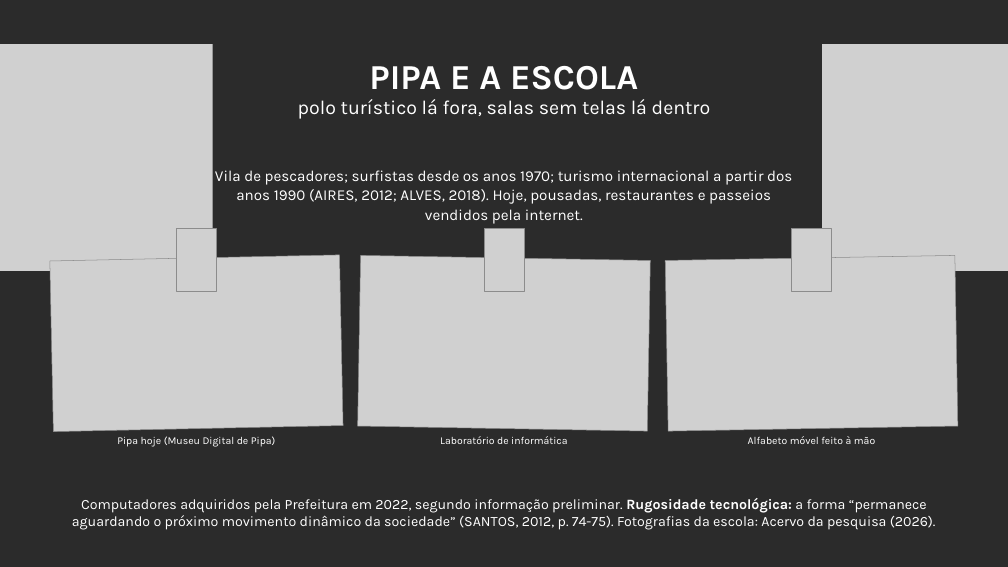
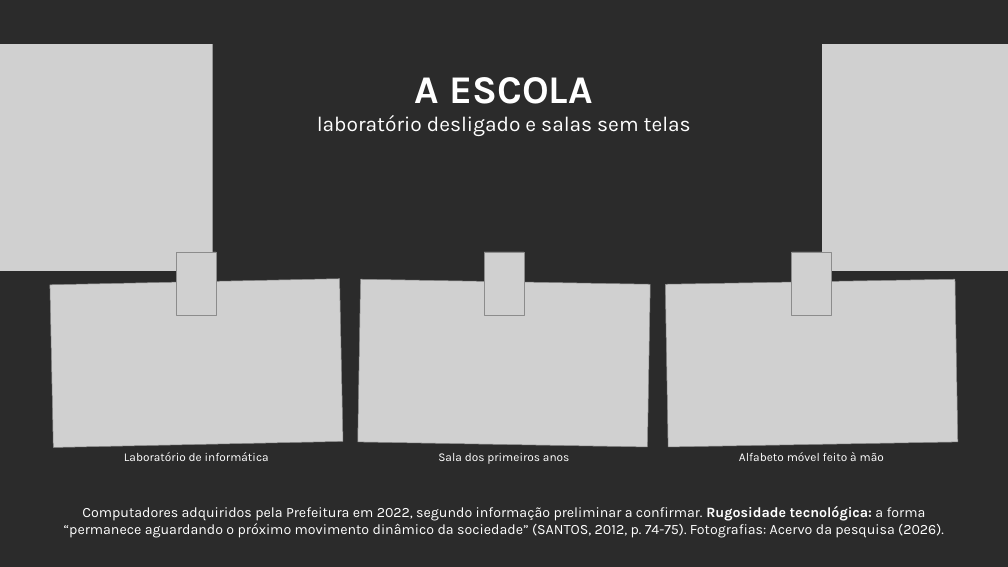
Before and after one commit to yzynya-beep/Tese, a slide deck: slide 25 of apresentacao_qualificacao/Qualificacao_PNED_Pipa.pptx (slide 24 before the commit). Drawn at 1008x567 pixels with LibreOffice and Linux fonts; fonts in the diff are those of the drawing; grey boxes stand for pictures; background and template pictures are left out; a plain dark background stands for a picture behind light text. Boxes give left, top, right and bottom in pixels: in the first picture for what was removed or moved away, otherwise in the second. Text is boxed around its words. In the diff, an @@ line names an element or a change of style, - is before the commit and + after.

```diff
--- a/apresentacao_qualificacao/Qualificacao_PNED_Pipa.pptx
+++ b/apresentacao_qualificacao/Qualificacao_PNED_Pipa.pptx
@@ text at box(317, 77, 691, 136): text changed; size 28 to 30 pt @@
-PIPA E A ESCOLA
-polo turístico lá fora, salas sem telas lá dentro
+A ESCOLA
+laboratório desligado e salas sem telas
@@ text removed at box(215, 170, 792, 224) @@
-Vila de pescadores; surfistas desde os anos 1970; turismo internacional a partir dos anos 1990 (AIRES, 2012; ALVES, 2018). Hoje, pousadas, restaurantes e passeios vendidos pela internet.
@@ picture removed at box(50, 255, 343, 432) @@
@@ 3 pictures: place and size @@
-3 pictures at box(176, 228, 832, 292)
+3 pictures at box(176, 252, 832, 316)
@@ picture at box(50, 279, 343, 448): rotation 1 to 358 degrees @@
@@ picture added at box(358, 279, 651, 447) @@
@@ picture: place and size @@
-picture at box(665, 256, 958, 431)
+picture at box(665, 279, 958, 447)
@@ text removed at box(117, 436, 276, 447) @@
-Pipa hoje (Museu Digital de Pipa)
@@ text "Laboratório de informática" at box(124, 452, 269, 461): size 15 to 17 pt @@
@@ text "Laboratório de informática": place and size @@
-text "Laboratório de informática" at box(440, 436, 567, 444)
+text "Laboratório de informática" at box(124, 452, 269, 461)
@@ text added at box(438, 453, 570, 464), 17 pt, text #FFFFFF @@
+Sala dos primeiros anos
@@ text "Alfabeto móvel feito à mão": place and size @@
-text "Alfabeto móvel feito à mão" at box(748, 436, 875, 444)
+text "Alfabeto móvel feito à mão" at box(739, 452, 884, 461)
@@ text "Alfabeto móvel feito à mão" at box(739, 452, 884, 461): size 15 to 17 pt @@
@@ text at box(64, 506, 944, 538): text changed @@
-Computadores adquiridos pela Prefeitura em 2022, segundo informação preliminar. Rugosidade tecnológica: a forma “permanece aguardando o próximo movimento dinâmico da sociedade” (SANTOS, 2012, p. 74-75). Fotografias da escola: Acervo da pesquisa (2026).
+Computadores adquiridos pela Prefeitura em 2022, segundo informação preliminar a confirmar. Rugosidade tecnológica: a forma “permanece aguardando o próximo movimento dinâmico da sociedade” (SANTOS, 2012, p. 74-75). Fotografias: Acervo da pesquisa (2026).
```
Also in this commit, not shown: 1 slide added, 1 other file.
